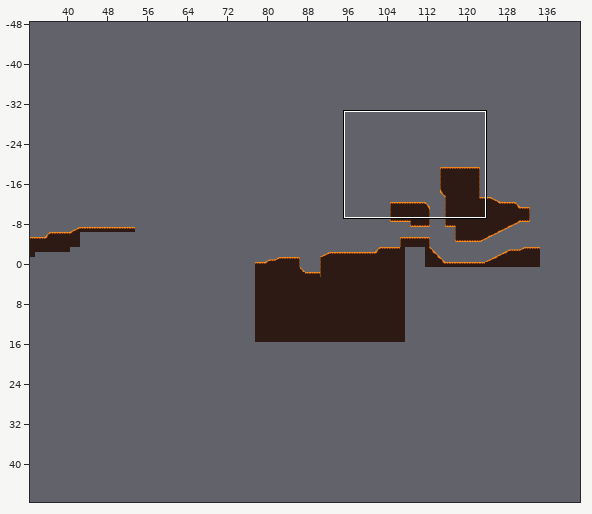
Tiled map -- LeafLegends/Assets/Tilemaps/Level1.tmx. Above, an overview of the earlier version with the close-up marked.
Close-up. Earlier state:
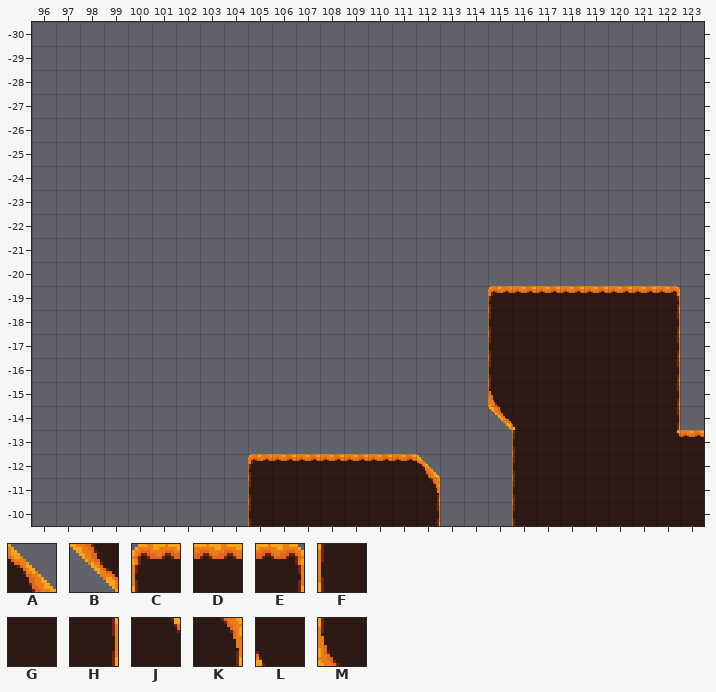
Cells are 16x16 px. Shown: x 96..123, y -30..-10. The commit also changed other parts of the map, which this record leaves out.
Key: from "MainTileset": A 1, B 16, C 32, D 33, E 34, F 48, G 49, H 50, J 85, K 98, L 100, M 113.
_ is an empty cell.
Layer "Terrain" before, first column x 96:
-30 ____________________________
-29 ____________________________
-28 ____________________________
-27 ____________________________
-26 ____________________________
-25 ____________________________
-24 ____________________________
-23 ____________________________
-22 ____________________________
-21 ____________________________
-20 ____________________________
-19 ___________________CDDDDDDE_
-18 ___________________FGGGGGGH_
-17 ___________________FGGGGGGH_
-16 ___________________FGGGGGGH_
-15 ___________________MGGGGGGH_
-14 ___________________BLGGGGGH_
-13 ____________________FGGGGGJD
-12 _________CDDDDDDA___FGGGGGGG
-11 _________FGGGGGGK___FGGGGGGG
-10 _________FGGGGGGH___FGGGGGGG
The same view after the edit:
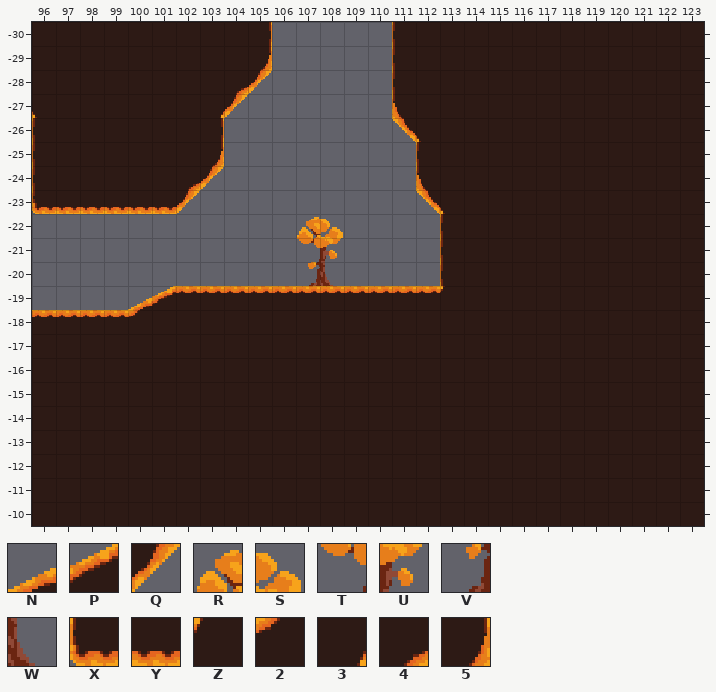
Further tiles: from "MainTileset": N 2, P 3, Q 17, R 24, S 25, T 40, U 41, V 56, W 57, X 64, Y 65, Z 84, 2 86, 3 101, 4 103, 5 114.
Tiles of an added or newly shown layer are drawn over the layers below it.
Difference:
Changed rows in their new state; . is an unchanged cell.
Layer "Terrain":
first column x 96:
-30 GGGGGGGGGH.....FGGGGGGGGGGGG
-29 GGGGGGGGG5.....FGGGGGGGGGGGG
-28 GGGGGGGG4Q.....FGGGGGGGGGGGG
-27 LGGGGGG3Q......MGGGGGGGGGGGG
-26 FGGGGGGH.......BLGGGGGGGGGGG
-25 FGGGGGG5........FGGGGGGGGGGG
-24 FGGGGG4Q........MGGGGGGGGGGG
-23 XYYYYYQ.........BLGGGGGGGGGG
-22 .................FGGGGGGGGGG
-21 .................FGGGGGGGGGG
-20 .................FGGGGGGGGGG
-19 ....NPDDDDDDDDDDDZGGGGGGGGGG
-18 DDDD2GGGGGGGGGGGGGGG......GG
-17 GGGGGGGGGGGGGGGGGGGG......GG
-16 GGGGGGGGGGGGGGGGGGGG......GG
-15 GGGGGGGGGGGGGGGGGGGG......GG
-14 GGGGGGGGGGGGGGGGGGGGG.....GG
-13 GGGGGGGGGGGGGGGGGGGGG.....GG
-12 GGGGGGGGGGGGGGGGGGGGG.......
-11 GGGGGGGGGG......GGGGG.......
-10 GGGGGGGGGG......GGGGG.......
Layer "Background" (now shown):
first column x 107:
-22 RS
-21 TU
-20 VW
Pixel boxes of the changes (left, top, right, bottom) in both close-ups:
changed: (32, 22, 704, 526)
